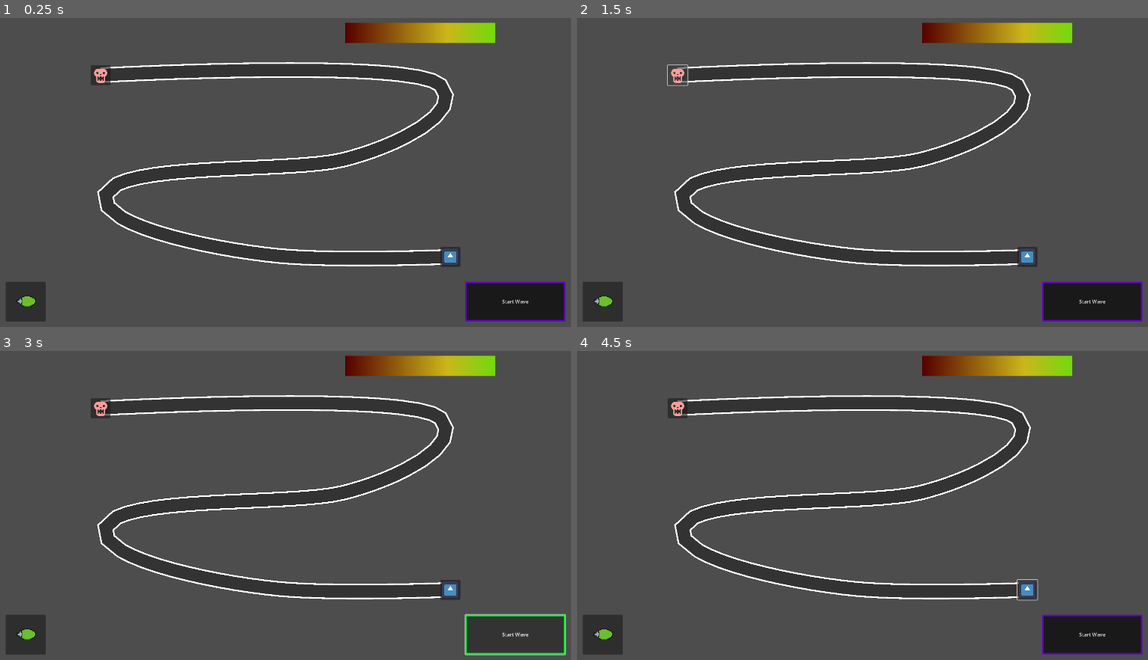
Above: before the commit, frames 1-4 (two rows, left to right).
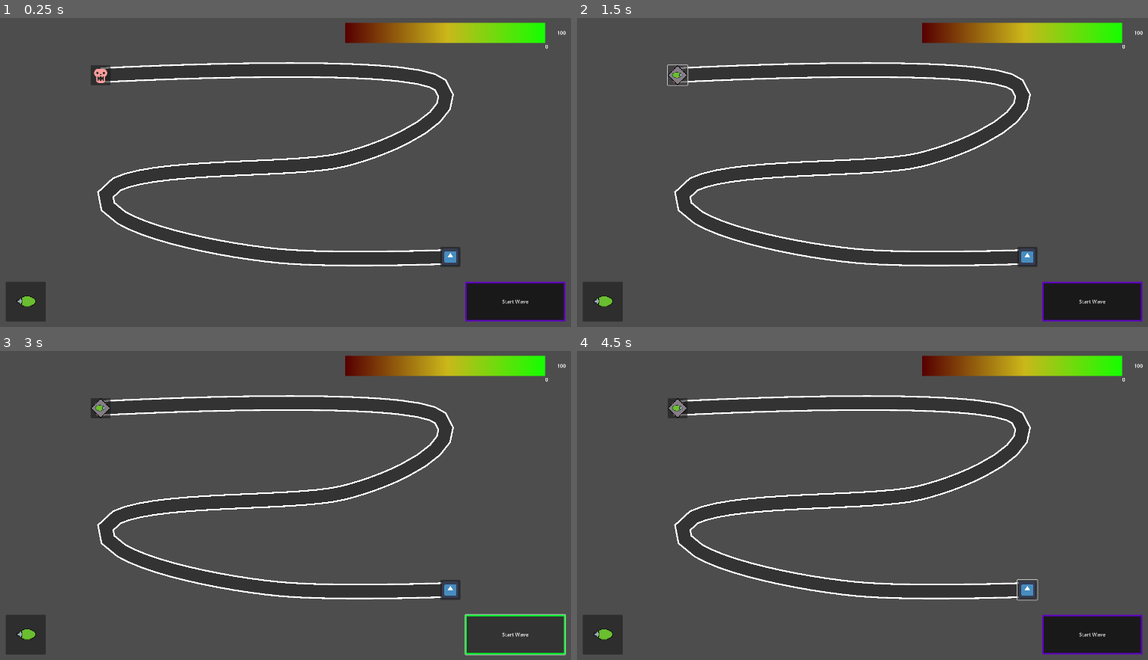
Above: after the commit, the same moments.

Repository: do3les/InfLocher-Tower-Defense
Game: Godot game, scene res://levels/level1.tscn
Two runs of this game, one before a commit and one after it. Both use one fixed random seed, a clock stepped at 60 frames per second and the inputs below. This scene is started directly instead of the project's main scene. The engine's default icon, where the game draws it, is replaced by a stand-in: a white triangle on a blue panel in a dark square.
Inputs (mouse positions are in pixels of both pictures, inside the frame that each line leads up to):
- Up to frame 1 (0.25 s): no input
- Up to frame 2 (1.5 s): click (605, 302) at 0.5 s; click (679, 76) at 1.25 s
- Up to frame 3 (3 s): click (102, 409) at 2 s; click "Start Wave" at 2.75 s
- Up to frame 4 (4.5 s): click "Start Wave" at 3.5 s; click (1028, 588) at 4.25 s

The runs differ from the first frame. In frame 1, 0.6% of the frame differs, in the area x 86-100%, y 1-10%; in frame 2, 0.7%, in the area x 15-100%, y 1-22%; in frame 3, 0.7%; in frame 4, 0.7%.
Error before the commit: Parse Error: Could not resolve super class path "res://levels/base_level.gd". (res://levels/level1.gd:1)
Error after the commit: Attempt to call function 'instantiate' in base 'null instance' on a null instance. (res://levels/baseLevel.gd:27)

Commit message:
renamed stuff in code

Diff:
--- a/enemy/basicEnemy.gd
+++ b/enemy/basicEnemy.gd
@@ -5,8 +5,8 @@
 # Called when the node enters the scene tree for the first time.
 func _ready():
 	var path_width = get_parent().get_node("line").width * 0.8
-	var r = $Body/CollisionShape2D.shape.radius
-	$Body.position.y = randf_range((path_width / -2 + r), (path_width / 2 - r))
+	var r = get_node("Body/CollisionShape2D").shape.radius
+	get_child(0).position.y = randf_range((path_width / -2 + r), (path_width / 2 - r))
 
 
 # Called every frame. 'delta' is the elapsed time since the previous frame.
--- a/interfaceScenes/menu.gd
+++ b/interfaceScenes/menu.gd
@@ -12,4 +12,4 @@
 
 
 func _on_buttonLvl1_pressed():
-	get_tree().change_scene_to_file("res://levels/level_1.tscn")
+	get_tree().change_scene_to_file("res://levels/level1.tscn")
--- a/levels/baseLevel.gd
+++ b/levels/baseLevel.gd
@@ -2,7 +2,7 @@
 
 var health = 100
 var enemy
-var tower_scene
+var towerScene
 var number = 0
 var wait = 0
 var kills = 0
@@ -10,11 +10,11 @@
 # Called when the node enters the scene tree for the first time.
 func _ready():
 	enemy = load("res://enemy/" + GameData.levels[self.get_name()]["enemy"] + ".tscn")
-	tower_scene = preload("res://towers/BasicTower.tscn")
+	towerScene = preload("res://towers/basicTower.tscn")
 	number = GameData.levels[self.get_name()]["number"]
 	wait = GameData.levels[self.get_name()]["wait"]
-	get_node("HUD/btn_start_wave").pressed.connect(start_wave)
-	get_node("HUD/btn_build").pressed.connect(build_tower)
+	get_node("HUD/StartWaveButton").pressed.connect(start_wave)
+	get_node("HUD/BuildTowerButton").pressed.connect(build_tower)
 
 
 
@@ -38,4 +38,4 @@
 	kills += 1
 
 func build_tower():
-	self.add_child(tower_scene.instantiate())
+	self.add_child(towerScene.instantiate())
--- a/levels/level1.gd
+++ b/levels/level1.gd
@@ -1 +1 @@
-extends "base_level.gd"
+extends "baseLevel.gd"
--- a/path/path.tscn
+++ b/path/path.tscn
@@ -3,8 +3,8 @@
 [ext_resource type="Texture2D" uid="uid://d2iq5681ug1es" path="res://assets/texturePath.tres" id="1_a53yf"]
 [ext_resource type="Script" path="res://path/pathLine.gd" id="2_kxjq8"]
 [ext_resource type="Texture2D" uid="uid://dh7erh4n4d5q" path="res://assets/iconSkeleton.svg" id="3_lme0r"]
-[ext_resource type="Script" path="res://path/enemyStart.gd" id="4_0pwbt"]
-[ext_resource type="Script" path="res://path/enemyTarget.gd" id="6_itvvu"]
+[ext_resource type="Script" path="res://path/startButton.gd" id="4_7w2pn"]
+[ext_resource type="Script" path="res://path/targetButton.gd" id="6_ns3of"]
 [ext_resource type="Texture2D" uid="uid://cx8ulskjqhvo7" path="res://assets/icon.svg" id="7_5vna5"]
 
 [sub_resource type="Curve2D" id="Curve2D_533h5"]
@@ -40,7 +40,7 @@
 icon = ExtResource("3_lme0r")
 icon_alignment = 1
 expand_icon = true
-script = ExtResource("4_0pwbt")
+script = ExtResource("4_7w2pn")
 
 [node name="Target" type="Button" parent="."]
 offset_left = -32.0
@@ -50,4 +50,4 @@
 icon = ExtResource("7_5vna5")
 icon_alignment = 1
 expand_icon = true
-script = ExtResource("6_itvvu")
+script = ExtResource("6_ns3of")
--- a/towers/basicTower.gd
+++ b/towers/basicTower.gd
@@ -1,4 +1,4 @@
-extends "res://towers/TurretScript.gd"
+extends "res://towers/turretScript.gd"
 
 
 func _physics_process(delta):
--- a/towers/turretScript.gd
+++ b/towers/turretScript.gd
@@ -6,7 +6,7 @@
 
 func _process(delta):
 	if enemyArray.size() != 0: #and built:
-		selectEnemy()
+		select_enemy()
 		turn()
 	elif not built:
 		enemy = null
@@ -21,14 +21,14 @@
 	self.get_node("Range/CollisionShape2D").get_shape().radius = GameData.towerStats[self.get_name()]["range"]
 	# crashes with multiple instances, because two instances don't have the same name, only the first is called BasicTower
 
-func selectEnemy():
+func select_enemy():
 	enemyArray.sort_custom(custom_enemy_sort_by_progress)
 	enemy = enemyArray[-1]
 
 func custom_enemy_sort_by_progress(a, b):
 	if typeof(a) == typeof(b):
-		return a.progress < b.progress;  # try flipping this comparison
-	else:  # Check to make sure stuff works
+		return a.progress < b.progress;
+	else:
 		if typeof(a) == TYPE_STRING:
 			return false;
 		else:
@@ -47,10 +47,8 @@
 func _on_range_body_entered(body):
 	if built:
 		enemyArray.append(body.get_parent())
-		print("i")
 
 
 func _on_range_body_exited(body):
 	if built:
 		enemyArray.erase(body.get_parent())
-		print("o")
Renamed: path/enemyStart.gd -> path/startButton.gd
Renamed: path/enemyTarget.gd -> path/targetButton.gd
